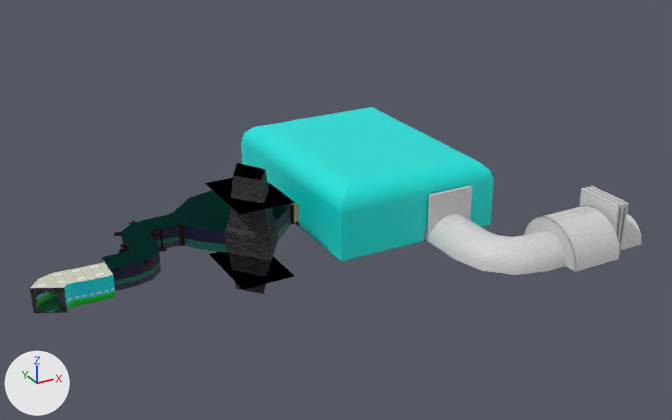
Before and after pictures for a commit that changed the Blender file Assets/World/C10L1/raw/C10L1.blend.
The view is the same before and after, from a 50 mm lens placed at (-43.2, -261.7, 144.2), pointed at (103.8, 5.5, 10.6). Arrows for +X, +Y and +Z are at lower left; the lights stay in place.

The scene before the commit, as lines of its bpy script (objects in view):
```python
me_circle = bpy.data.meshes.new('Circle')
me_circle.from_pydata(...)  # 293 vertices, 268 faces, 3 loose edges; spans x -14.0..22.0, y -41.0..1.1, z 0.0..18.0
me_circle.polygons.foreach_set('use_smooth', [True] * 268)
# faces by material slot: [19, 7, 242]
me_circle.materials.append(mat_skybox)  # cyan #00e7df
me_circle.materials.append(mat_uv_asphalt)
me_circle.materials.append(mat_uv_concrete)
me_circle_002 = bpy.data.meshes.new('Circle.002')
me_circle_002.from_pydata([(-10.1, -17.3, 0.0), (9.8, -17.3, 0.0), (-10.2, 13.7, 0.0), (9.8, 13.7, 0.0)], [], [(0, 1, 3, 2)])
me_circle_002.materials.append(mat_ef_black)
me_circle_008 = bpy.data.meshes.new('Circle.008')
me_circle_008.from_pydata(...)  # 357 vertices, 320 faces; spans x 21.0..56.0, y -44.8..-17.2, z 0.1..18.0
me_circle_008.polygons.foreach_set('use_smooth', [True] * 320)
# faces by material slot: [10, 310]
me_circle_008.materials.append(mat_uv_asphalt)
me_circle_008.materials.append(mat_uv_concrete)
me_circle_009 = bpy.data.meshes.new('Circle.009')
me_circle_009.from_pydata(...)  # 118 vertices, 71 faces; spans x 20.8..41.2, y -44.9..-17.1, z 0.1..14.1
me_circle_009.polygons.foreach_set('use_smooth', [True] * 71)
me_circle_009.materials.append(mat_uv_metal)  # picture img_tx_metal_png
ob_room3_chasm_water_bottom = bpy.data.objects.new('Room3_Chasm_Water_Bottom', me_circle_002)
ob_room3_chasm_water_bottom.location = (74.1, 16.3, -8.0)
ob_room4_tunnel = bpy.data.objects.new('Room4_Tunnel', me_circle)
ob_room4_tunnel.location = (140.0, -12.0, -0.2)
ob_room5 = bpy.data.objects.new('Room5', me_circle_008)
ob_room5.location = (140.0, -12.0, -0.2)
ob_room5_detail = bpy.data.objects.new('Room5_Detail', me_circle_009)
ob_room5_detail.location = (140.0, -12.0, -0.2)
# also in view: 'Room4' at (128.1, 30.0, 12.4); 'Room3' at (81.5, 31.3, 4.0); 'Room1' at (8.5, 3.9, 4.3); 'Room3_Chasm' at (74.0, 14.5, 6.0); 'Room2' at (37.1, 20.0, 4.0)
```
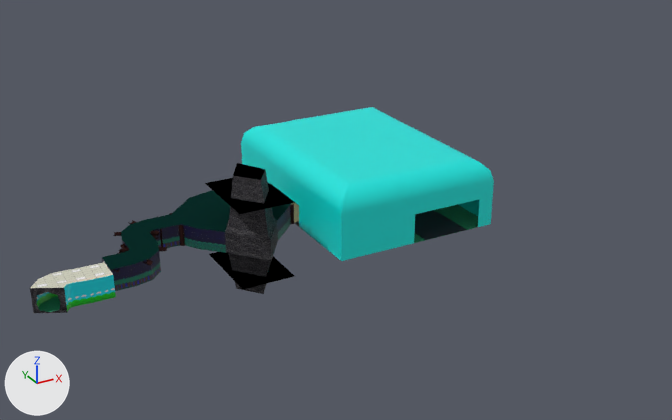
Boxes [x1, y1, x2, y2] around the edits, measured in the pictures (672 x 420 px):
'Room4_Tunnel', deleted: before [414, 185, 566, 275]
    faces in mat_uv_concrete: [424, 185, 566, 275]
    faces in mat_skybox (cyan #00e7df): [414, 199, 480, 243]
'Room5', deleted: before [524, 186, 641, 272]
'Room5_Detail', deleted: before [524, 205, 620, 262]

The change, as a list of edits to the scene's bpy script:
```text
Remove ob_room4_tunnel:
    ob_room4_tunnel = bpy.data.objects.new('Room4_Tunnel', me_circle)
    ob_room4_tunnel.location = (140.0, -12.0, -0.2)
Remove ob_room5:
    ob_room5 = bpy.data.objects.new('Room5', me_circle_008)
    ob_room5.location = (140.0, -12.0, -0.2)
Remove ob_room5_detail:
    ob_room5_detail = bpy.data.objects.new('Room5_Detail', me_circle_009)
    ob_room5_detail.location = (140.0, -12.0, -0.2)
```
